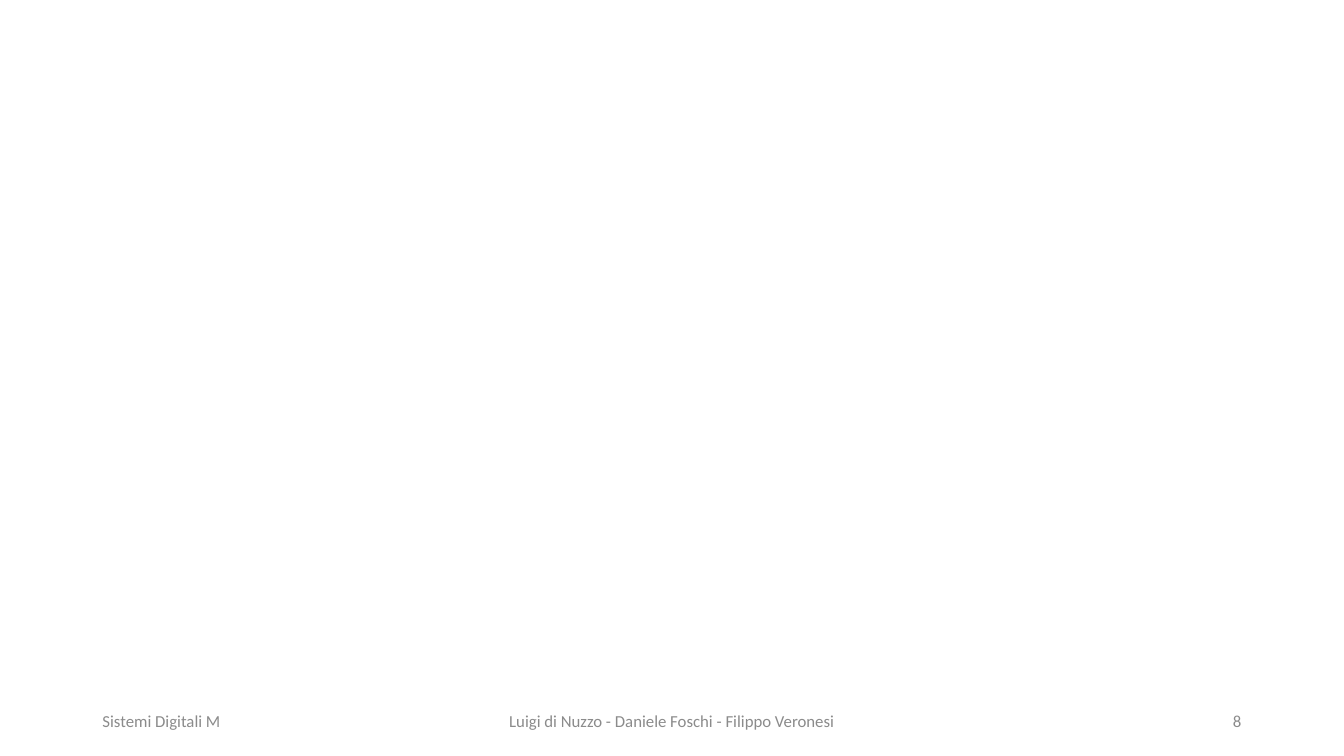
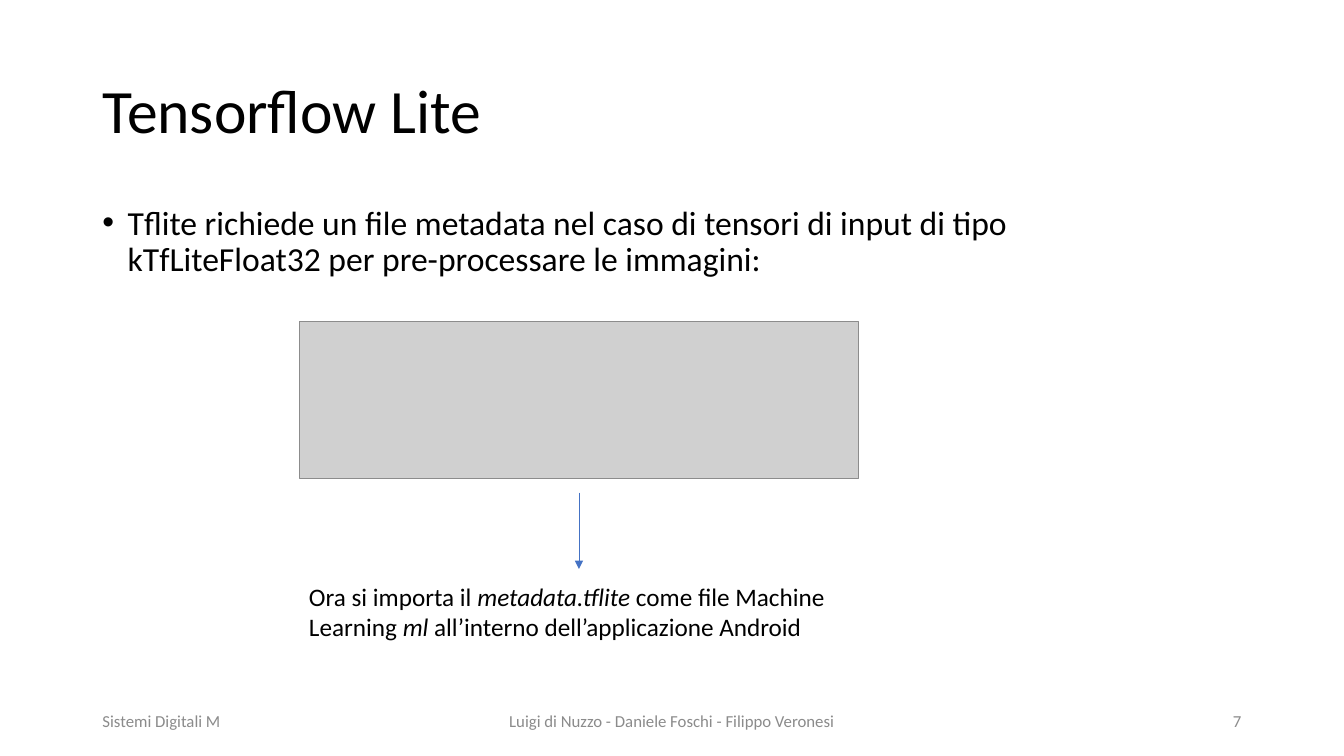
Before and after one commit to DaniDF/eye_pupil_tracker, a slide deck: slide 7 of Report/PresentazionePpt/EyeTracker.pptx (slide 8 before the commit). Drawn at 1344x756 pixels with LibreOffice and Linux fonts; fonts in the diff are those of the drawing; grey boxes stand for pictures. Boxes give left, top, right and bottom in pixels: in the first picture for what was removed or moved away, otherwise in the second. Text is boxed around its words. In the diff, an @@ line names an element or a change of style, - is before the commit and + after.

```diff
--- a/Report/PresentazionePpt/EyeTracker.pptx
+++ b/Report/PresentazionePpt/EyeTracker.pptx
@@ title added at <box>102,90,482,134</box>, 44 pt, text #000000 @@
+Tensorflow Lite
@@ text added at <box>128,211,1007,277</box>, 24 pt, text #000000 @@
+• Tflite richiede un file metadata nel caso di tensori di input di tipo kTfLiteFloat32 per pre-processare le immagini:
@@ picture added at <box>299,322,859,478</box> @@
@@ arrow added from (579, 493) to (579, 569), #4472C4 0.5 pt @@
@@ text added at <box>309,588,824,641</box>, 18 pt, text #000000 @@
+Ora si importa il metadata.tflite come file Machine Learning ml all’interno dell’applicazione Android
@@ page number at <box>1233,716,1241,727</box>: text changed @@
-8
+7
```
Also in this commit, not shown: 8 other slides changed, 2 slides added, 1 other file.
